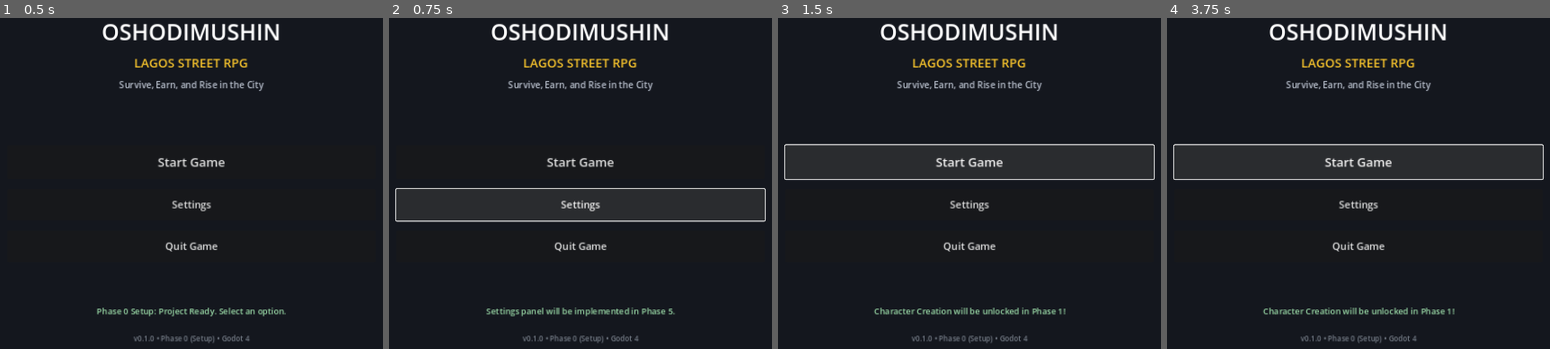
Above: before the commit, frames 1-4 (left to right).
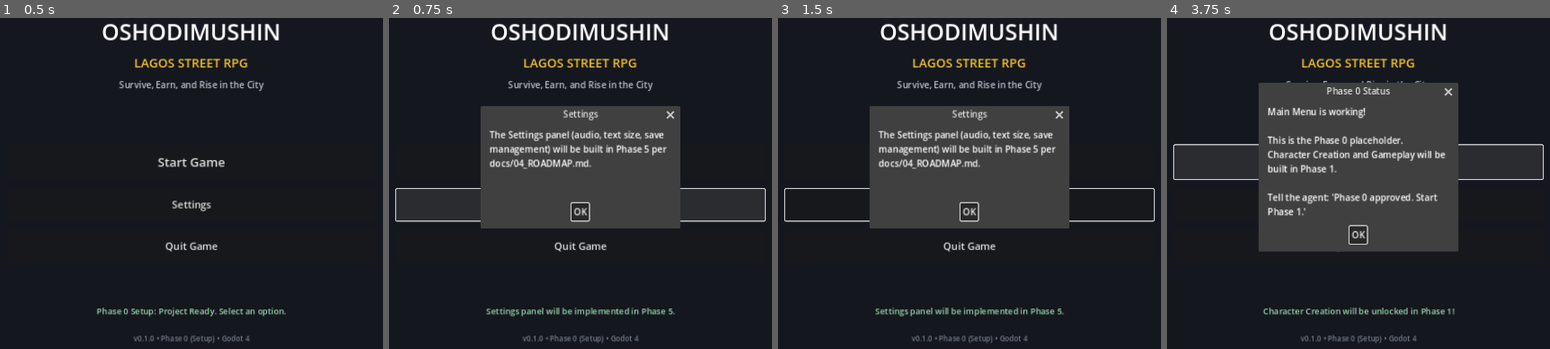
Above: after the commit, the same moments.

Repository: kidkingstrange/oshodi
Game: Godot game, scene res://scenes/main_menu.tscn
The game is run twice, just before and just after one commit, with the same random seed, the same clock (stepped at 60 frames per second) and the same inputs.
Inputs (mouse positions are in pixels of both pictures, inside the frame that each line leads up to):
- Up to frame 1 (0.5 s): no input
- Up to frame 2 (0.75 s): click "Settings" at 0.5 s
- Up to frame 3 (1.5 s): click "Start Game" at 1.25 s
- Up to frame 4 (3.75 s): click "Start Game" at 2 s; click (1358, 213) at 2.75 s, where only the run after the commit has a clickable "OK"; click "Start Game" at 3.5 s

Frame 1 is identical in both runs. In frame 2, 14% of the frame differs, in the area x 23-77%, y 26-64%; in frame 3, 17%; in frame 4, 23%, in the area x 23-77%, y 19-71%.

Commit message:
phase0: add interactive popup dialog to Start and Settings placeholders

Diff:
--- a/scenes/main_menu.tscn
+++ b/scenes/main_menu.tscn
@@ -110,3 +110,10 @@
 theme_override_font_sizes/font_size = 13
 text = "v0.1.0 • Phase 0 (Setup) • Godot 4"
 horizontal_alignment = 1
+
+[node name="InfoDialog" type="AcceptDialog" parent="."]
+unique_name_in_owner = true
+title = "Phase 0 Status"
+initial_position = 2
+size = Vector2i(340, 180)
+dialog_autowrap = true
--- a/scripts/ui/main_menu.gd
+++ b/scripts/ui/main_menu.gd
@@ -8,6 +8,7 @@
 @onready var settings_button: Button = %SettingsButton
 @onready var quit_button: Button = %QuitButton
 @onready var status_label: Label = %StatusLabel
+@onready var info_dialog: AcceptDialog = %InfoDialog
 
 func _ready() -> void:
 	if play_button:
@@ -24,11 +25,19 @@
 	print("[MainMenu] Play pressed.")
 	if status_label:
 		status_label.text = "Character Creation will be unlocked in Phase 1!"
+	if info_dialog:
+		info_dialog.title = "Phase 0 Status"
+		info_dialog.dialog_text = "Main Menu is working!\n\nThis is the Phase 0 placeholder.\nCharacter Creation and Gameplay will be built in Phase 1.\n\nTell the agent: 'Phase 0 approved. Start Phase 1.'"
+		info_dialog.popup_centered()
 
 func _on_settings_pressed() -> void:
 	print("[MainMenu] Settings pressed.")
 	if status_label:
 		status_label.text = "Settings panel will be implemented in Phase 5."
+	if info_dialog:
+		info_dialog.title = "Settings"
+		info_dialog.dialog_text = "The Settings panel (audio, text size, save management) will be built in Phase 5 per docs/04_ROADMAP.md."
+		info_dialog.popup_centered()
 
 func _on_quit_pressed() -> void:
 	print("[MainMenu] Quit pressed.")
